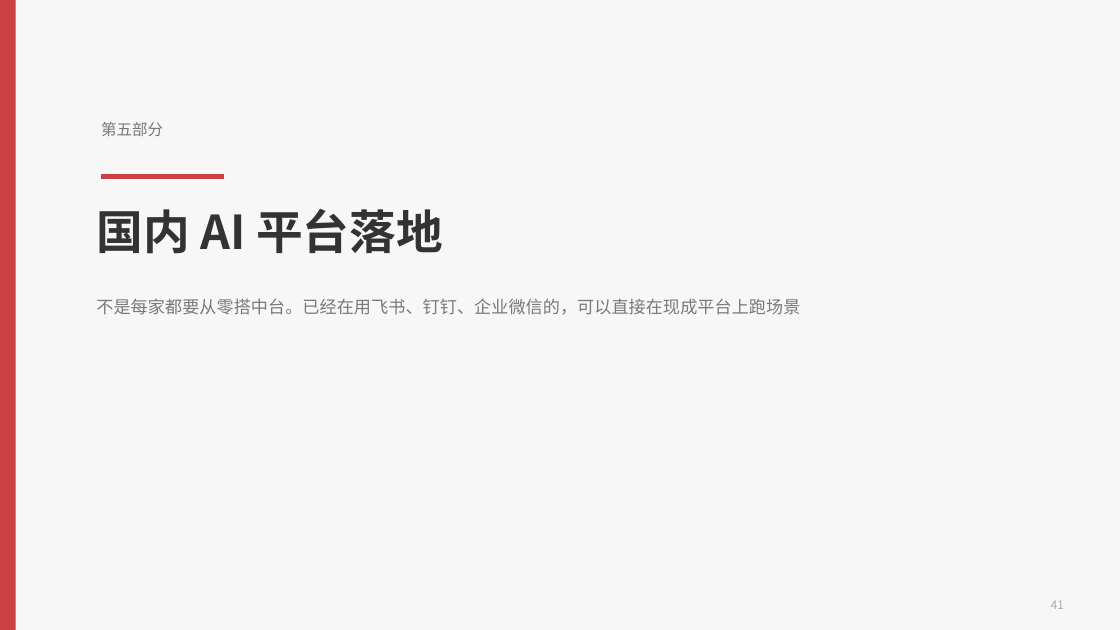
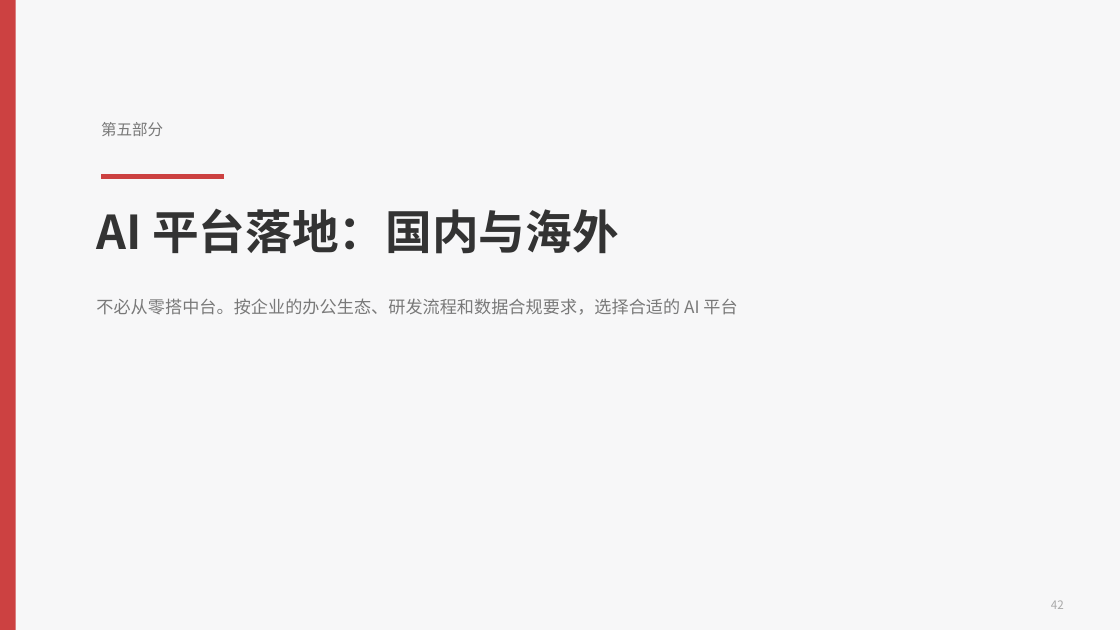
Before and after one commit to hveraus/ssw-business, a slide deck: slide 42 of SSW AI 业务_v2/SSW AI 业务_v3.pptx (slide 41 before the commit). Drawn at 1120x630 pixels with LibreOffice and Linux fonts; fonts in the diff are those of the drawing. Boxes give left, top, right and bottom in pixels: in the first picture for what was removed or moved away, otherwise in the second. Text is boxed around its words. In the diff, an @@ line names an element or a change of style, - is before the commit and + after.

Commit message:
V7 重构：脚本完整产出 V7（62 页）
- 新增阅读导航页（P02）：8 章节 + 5 案例快速跳转
- 新增海外 AI 平台落地 4 页（P47–P50）：ChatGPT / Codex / Claude + 对比表
- 「谢谢」页改写为 NEXT STEP 行动页（P60）
- 案例页右上角加「新案例 NN / 05」徽章
- 案例一/四标题去掉「案例X：」前缀
- 第五部分改名「AI 平台落地：国内与海外」；章节重编号为 8 个部分
- 封面目录改为 8 行并更新页码范围
- 全篇页码按 V7 实际页序重映射（57 → 62 页）

已验证：62/62 页文案与 V7 逐字等价（差异仅 \x0b 软换行与段落换行，渲染相同）

```diff
--- a/SSW AI 业务_v2/SSW AI 业务_v3.pptx
+++ b/SSW AI 业务_v2/SSW AI 业务_v3.pptx
@@ text at (96,209,619,254): text changed @@
-国内 AI 平台落地
+AI 平台落地：国内与海外
@@ text at (96,298,737,315): text changed @@
-不是每家都要从零搭中台。已经在用飞书、钉钉、企业微信的，可以直接在现成平台上跑场景
+不必从零搭中台。按企业的办公生态、研发流程和数据合规要求，选择合适的 AI 平台
```
Also in this commit, not shown: 53 other slides changed, 6 slides added, 1 slide removed, 1 other file.
